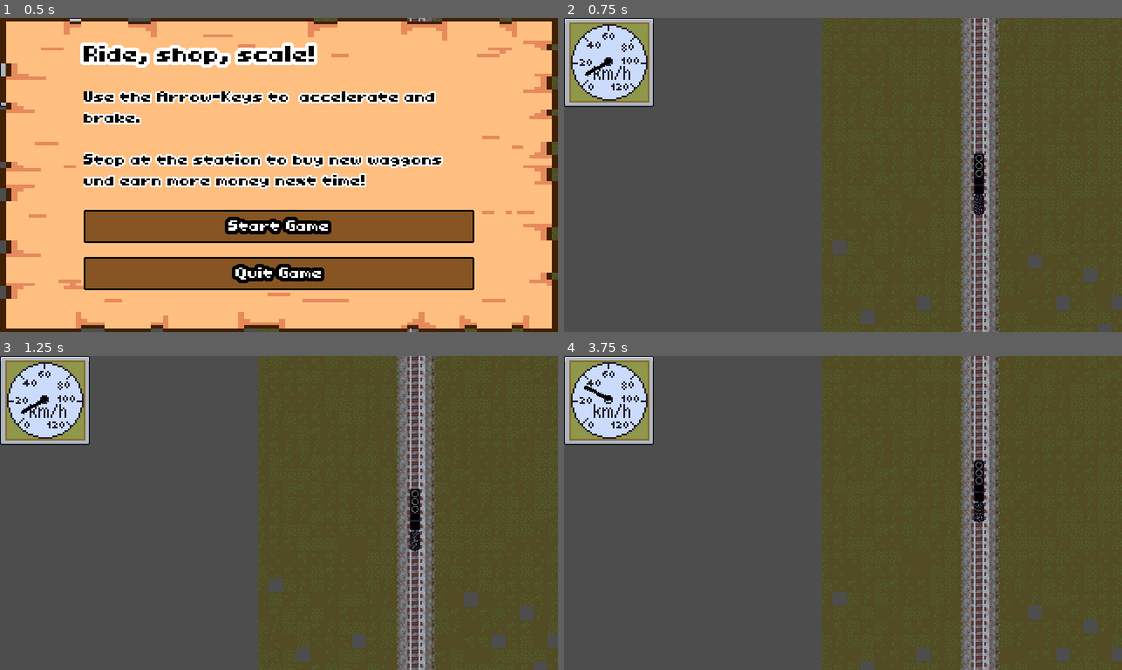
Above: before the commit, frames 1-4 (two rows, left to right).
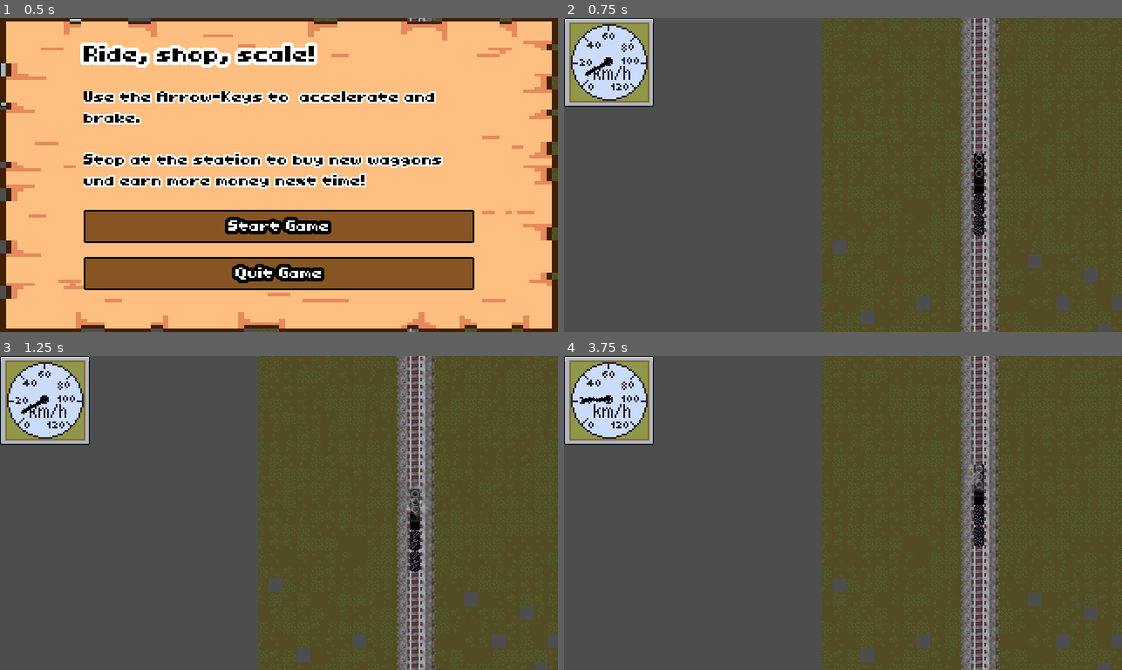
Above: after the commit, the same moments.

Repository: sthoni/gamejamaugust2024
Game: Godot game, scene res://game.tscn
Two runs of this game, one before a commit and one after it. Both use one fixed random seed, a clock stepped at 60 frames per second and the inputs below.
Inputs:
- Up to frame 1 (0.5 s): no input
- Up to frame 2 (0.75 s): click "Start Game" at 0.5 s
- Up to frame 3 (1.25 s): no input
- Up to frame 4 (3.75 s): tap Enter (shop) at 1.25, 1.52, 2.27 s; hold Up (accelerate) 1.28-2.03 s; hold Down (brake) 2.03-2.78 s; hold Up (accelerate) from 2.78 s (still down)

Frame 1 is identical in both runs. In frame 2, 0.1% of the frame differs, in the area x 73-76%, y 42-70%; in frame 3, 0.3%; in frame 4, 12%, in the area x 3-100%, y 0-100%.

Commit message:
Waggon bug gefixt.

Diff:
--- a/game.gd
+++ b/game.gd
@@ -43,6 +43,7 @@
 
 func _on_station_freight_sold(count: int) -> void:
 	game_stats.money += count
+	money_player.play()
 
 
 func _on_level_end_reached() -> void:
--- a/level/level.tscn
+++ b/level/level.tscn
@@ -54,7 +54,7 @@
 position = Vector2(184, 198)
 
 [node name="Station2" parent="." instance=ExtResource("3_7tcqk")]
-position = Vector2(134, -480)
+position = Vector2(184, 8)
 station_stats = ExtResource("8_m3nah")
 
 [node name="Path2D" type="Path2D" parent="."]
--- a/level/level_start.tres
+++ b/level/level_start.tres
@@ -9,4 +9,6 @@
 script = ExtResource("1_mv6bu")
 train_stats = ExtResource("4_q3ugd")
 item_pool = ExtResource("2_gjr0e")
+mission_reward = 500
+mission_penalty = 300
 background_texture = ExtResource("1_eyxuv")
--- a/train/train.gd
+++ b/train/train.gd
@@ -185,7 +185,8 @@
 		return
 
 	# Remove existing items of the same type before adding the new one
-	_remove_items_by_type(bought_item.item_type)
+	if bought_item.item_type != Item.ItemType.WAGGON:
+		_remove_items_by_type(bought_item.item_type)
 
 	train_stats.items.push_back(bought_item)
 	apply_items(train_stats)
--- a/train/train.tscn
+++ b/train/train.tscn
@@ -65,7 +65,6 @@
 one_shot = true
 
 [node name="SteamParticles" type="GPUParticles2D" parent="."]
-visible = false
 z_index = 10
 position = Vector2(0, -29)
 amount = 20
--- a/train/train_start.tres
+++ b/train/train_start.tres
@@ -1,15 +1,16 @@
-[gd_resource type="Resource" script_class="TrainStats" load_steps=7 format=3 uid="uid://fdaqrpalijb6"]
+[gd_resource type="Resource" script_class="TrainStats" load_steps=8 format=3 uid="uid://fdaqrpalijb6"]
 
 [ext_resource type="Script" uid="uid://cgja65gcqrs22" path="res://items/item.gd" id="1_3devu"]
 [ext_resource type="Resource" uid="uid://ctonnburlb4xx" path="res://items/freight_waggon.tres" id="2_4ekkb"]
 [ext_resource type="Script" uid="uid://5ij6plew81vy" path="res://train/train_stats.gd" id="2_mbabv"]
 [ext_resource type="Resource" uid="uid://cksgb2n3qsrxj" path="res://items/train_engine_start.tres" id="3_mw0lx"]
 [ext_resource type="Resource" uid="uid://dup4drvtvbvhq" path="res://items/train_traction_start.tres" id="4_ram8m"]
+[ext_resource type="Resource" uid="uid://cfrmlvms1ypmx" path="res://items/freight_huge_waggon.tres" id="5_0rlm4"]
 [ext_resource type="Texture2D" uid="uid://cf1y5qabhp48g" path="res://assets/locomotive.png" id="6_t8rq5"]
 
 [resource]
 script = ExtResource("2_mbabv")
 id = "TrainStart"
-items = Array[ExtResource("1_3devu")]([ExtResource("2_4ekkb"), ExtResource("3_mw0lx"), ExtResource("4_ram8m")])
+items = Array[ExtResource("1_3devu")]([ExtResource("2_4ekkb"), ExtResource("3_mw0lx"), ExtResource("4_ram8m"), ExtResource("5_0rlm4")])
 start_velocity = 5.0
 sprite = ExtResource("6_t8rq5")
Not shown: 1 places in level/level.tscn that only renumber resources
Not shown: 1 places in station/station_stats_start_2.tres that only renumber resources
Not shown, changed: assets/music/bg_music.ceol
Not shown, added: assets/music/bg_music_2.ceol
